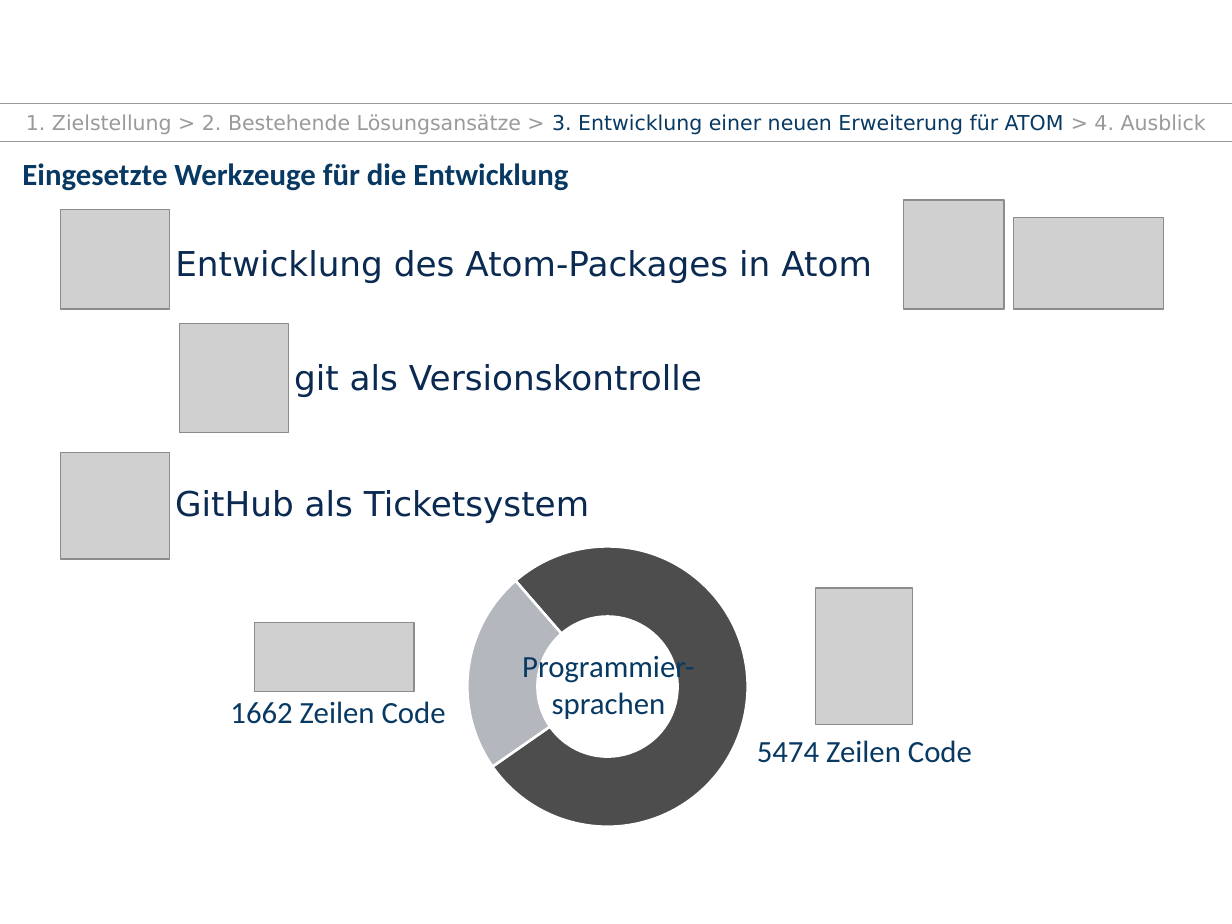
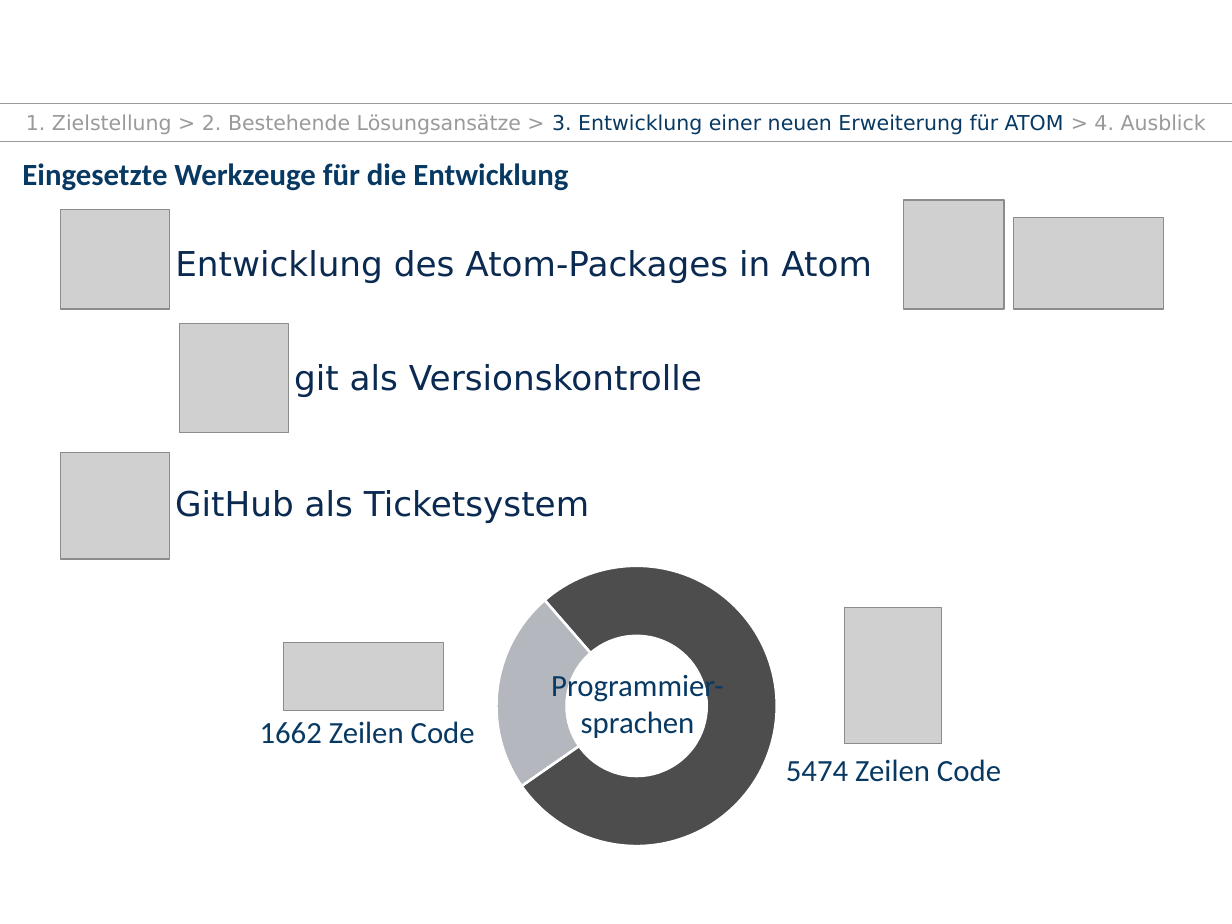
Before and after one commit to TUD-INF-IAI-MCI/agsbs_atom_package, a slide deck: slide 11 of presentation.pptx. Drawn at 1232x924 pixels with LibreOffice and Linux fonts; fonts in the diff are those of the drawing; grey boxes stand for pictures; background and template pictures are left out. Boxes give left, top, right and bottom in pixels: in the first picture for what was removed or moved away, otherwise in the second. Text is boxed around its words. In the diff, an @@ line names an element or a change of style, - is before the commit and + after.

```diff
--- a/presentation.pptx
+++ b/presentation.pptx
@@ 3 texts, 2 pictures, 1 doughnut chart: place and size @@
-3 texts, 2 pictures, 1 doughnut chart at [230, 500, 972, 837]
+3 texts, 2 pictures, 1 doughnut chart at [260, 520, 1001, 856]
```
Also in this commit, not shown: 2 slides added, 23 other files.
